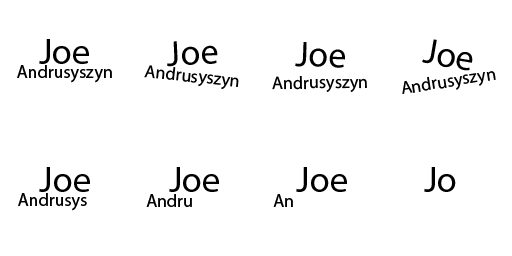
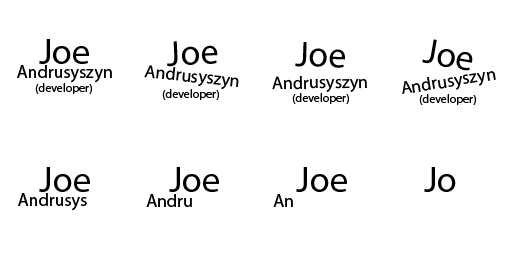
Revision of a layered 512px x 256px image; what changed, layer by layer:
added layer "(developer) copy 3" above "(developer) copy 2" over [419, 94, 476, 105]
added layer "(developer) copy 2" above "(developer) copy" over [292, 93, 349, 104]
added layer "(developer) copy" above "(developer)" over [162, 89, 219, 100]
added layer "(developer)" above "Jo" over [35, 83, 92, 94]
